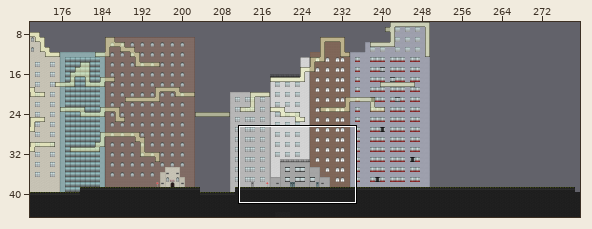
Tiled map, stored at MagnetBoy/MagnetBoy/MagnetBoyContent/WillysMap.tmx. The picture above shows the old version from afar; the outline marks the close-up.
Close-up. The starting point:
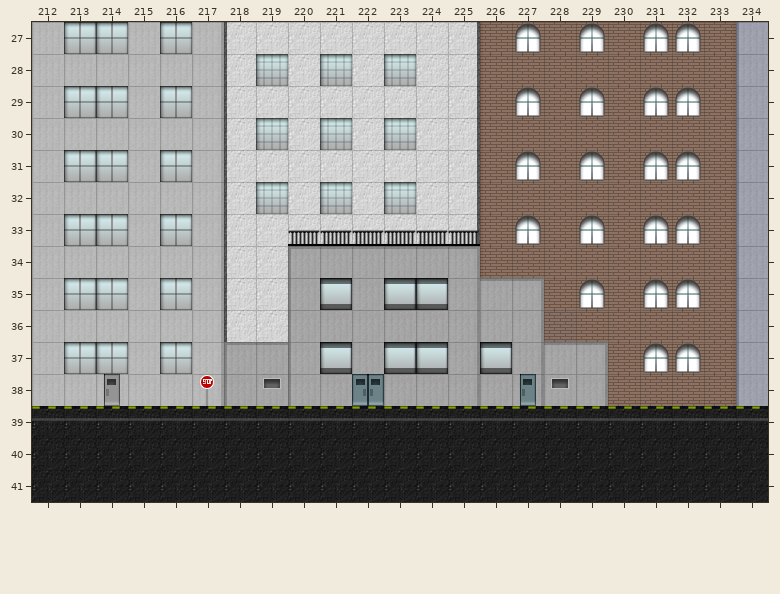
Cells are 32x32 px. Shown: x 212..234, y 27..41. The commit also changed other parts of the map, which this record leaves out.
And afterwards:
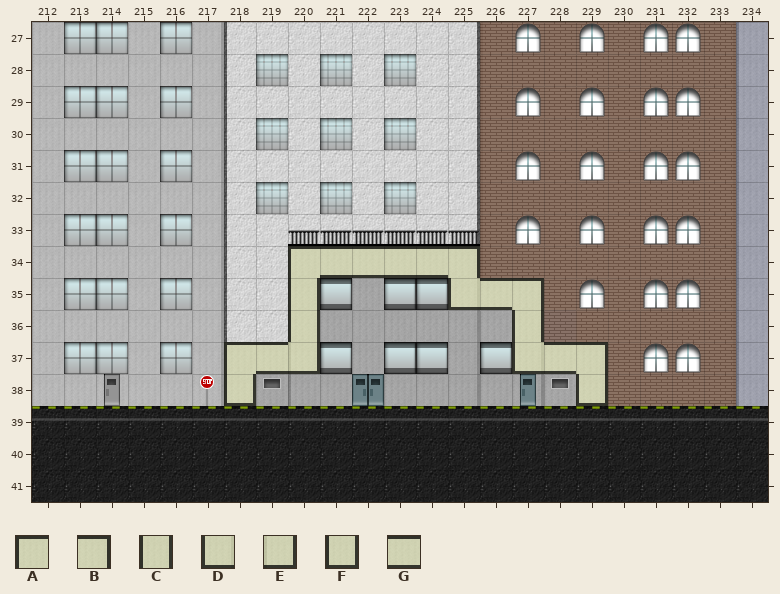
Key: from "citySolid": A 0, B 2, C 15, D 24, E 26, F 27, G 37.
_ is an empty cell, . an unchanged one.
See-through tiles are keyed as they look on the map.
What changed:
--- layer "decor2"
@@ x 218..229 @@
-34 ..______....
-35 .._....___..
-36 .._......_..
-37 ___......___
-38 _.........._
+34 ..AGGGGB....
+35 ..C....DGB..
+36 ..C......C..
+37 AGE......DGB
+38 F..........F
Where, in picture pixels (left, top, right, bottom), the same in both close-ups:
added: (224, 246, 608, 406)
